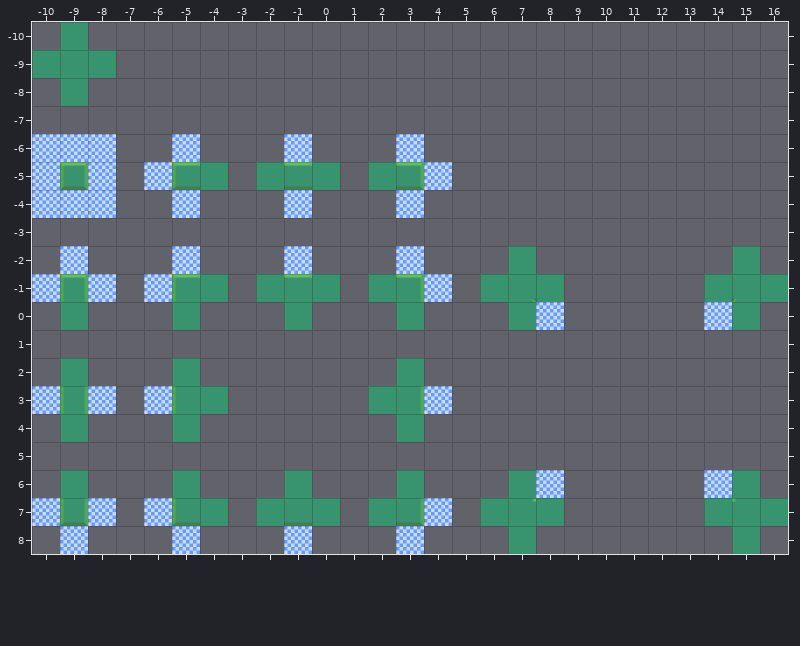
Tiled map (JSON): content/base/worlds/grassland/rules/grassland_rules_0001.tmj. The first picture shows the starting point.
Cells are 64x64 px. Shown: x -10..16, y -10..8.
Now the later version:
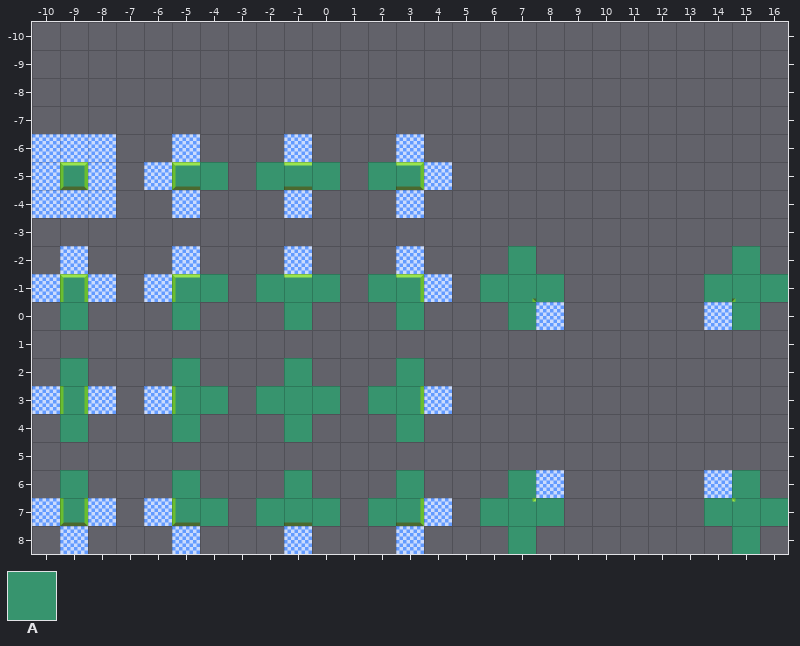
Key: from "grassland": A 8 "grassland_c_11".
_ is an empty cell.
From old to new:
layer "output_terrain" opacity 50% -> 100%
Layer "input_terrain_layout":
There is now tile A in row 2 at x -1; in row 3 at x -2 and 0; in row 4 at x -1.
Tile A is removed in row -10 at x -9; in row -9 at x -10 to -8; in row -8 at x -9.
Layer "output_terrain":
There is now tile A in row 3 at x -1.
Tile A is removed in row -9 at x -9.
